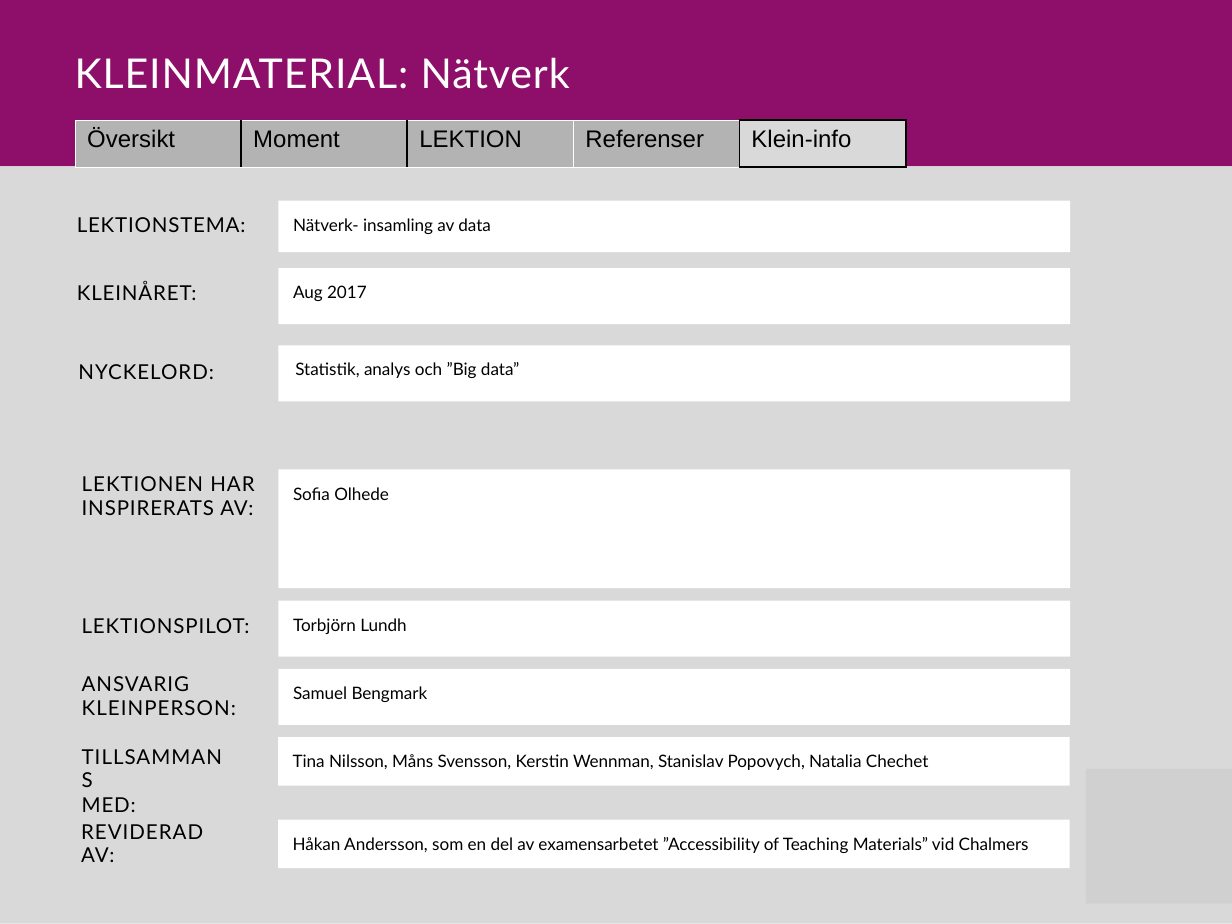
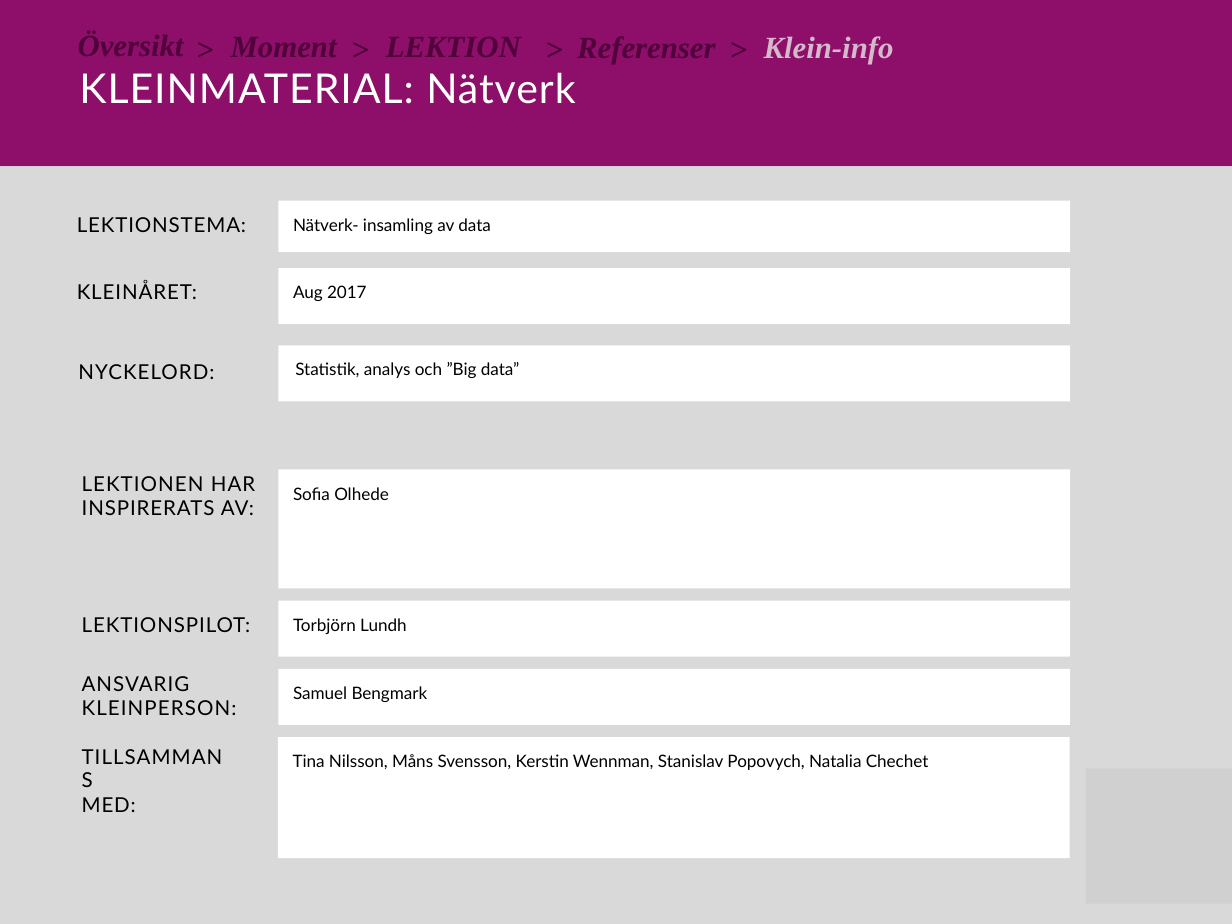
Before and after one commit to Niwsters/teaching-materials-thesis, a slide deck: slide 10 of revisions/2017-nätverk/material_nätverk_revision.pptx. Drawn at 1232x924 pixels with LibreOffice and Linux fonts; fonts in the diff are those of the drawing; grey boxes stand for pictures. Boxes give left, top, right and bottom in pixels: in the first picture for what was removed or moved away, otherwise in the second. Text is boxed around its words. In the diff, an @@ line names an element or a change of style, - is before the commit and + after.

```diff
--- a/revisions/2017-nätverk/material_nätverk_revision.pptx
+++ b/revisions/2017-nätverk/material_nätverk_revision.pptx
@@ group added at (x1=196, y1=30, x2=894, y2=64): 5 texts @@
+>
+Klein-info
+>
+>
+>
@@ text "KLEINMATERIAL: Nätverk" moved from (x1=75, y1=57, x2=570, y2=89) to (x1=79, y1=72, x2=575, y2=104) @@
@@ table removed at (x1=75, y1=120, x2=907, y2=166), 1 rows, 5 columns @@
-Översikt | Moment | LEKTION | Referenser | Klein-info
@@ text "KLEINÅRET:" at (x1=77, y1=282, x2=197, y2=299): letter spacing 0.5 to 0.6 pt @@
@@ text at (x1=82, y1=500, x2=254, y2=515): letter spacing 0.5 to 0.6 pt in "INSPIRERATS AV:" @@
@@ text "LEKTIONSPILOT:" at (x1=82, y1=617, x2=251, y2=632): letter spacing 0.5 to 0.6 pt @@
@@ freeform shape resized from (x1=278, y1=737, x2=1069, y2=785) to (x1=278, y1=737, x2=1071, y2=857) @@
@@ text removed at (x1=81, y1=824, x2=203, y2=862) @@
-REVIDERAD AV:
@@ freeform shape removed at (x1=278, y1=819, x2=1069, y2=867) @@
@@ text at (x1=293, y1=837, x2=1029, y2=853): paragraph removed @@
-Håkan Andersson, som en del av examensarbetet ”Accessibility of Teaching Materials” vid Chalmers
```
Also in this commit, not shown: 9 other slides changed, 2 other files.
